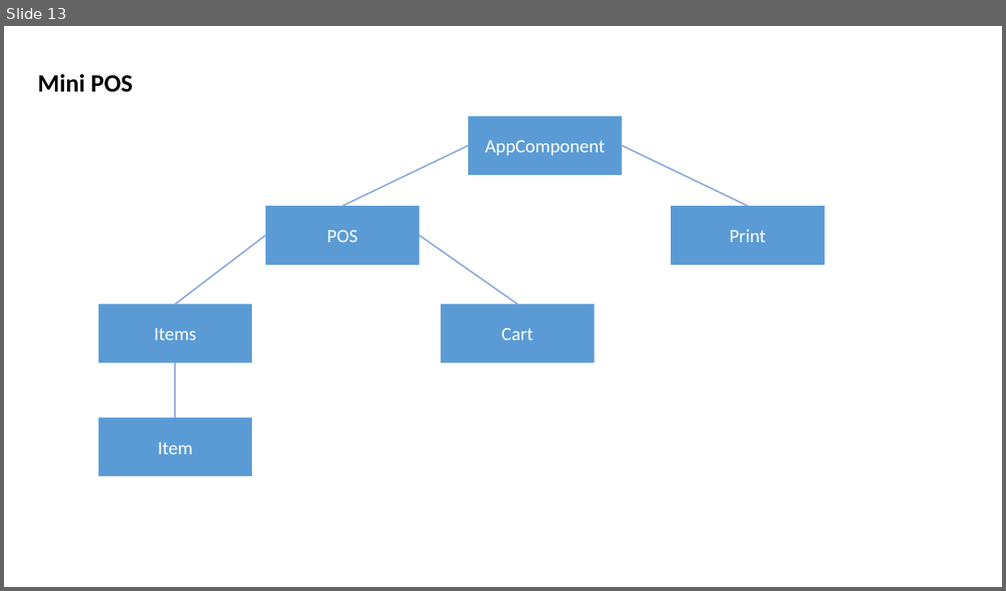
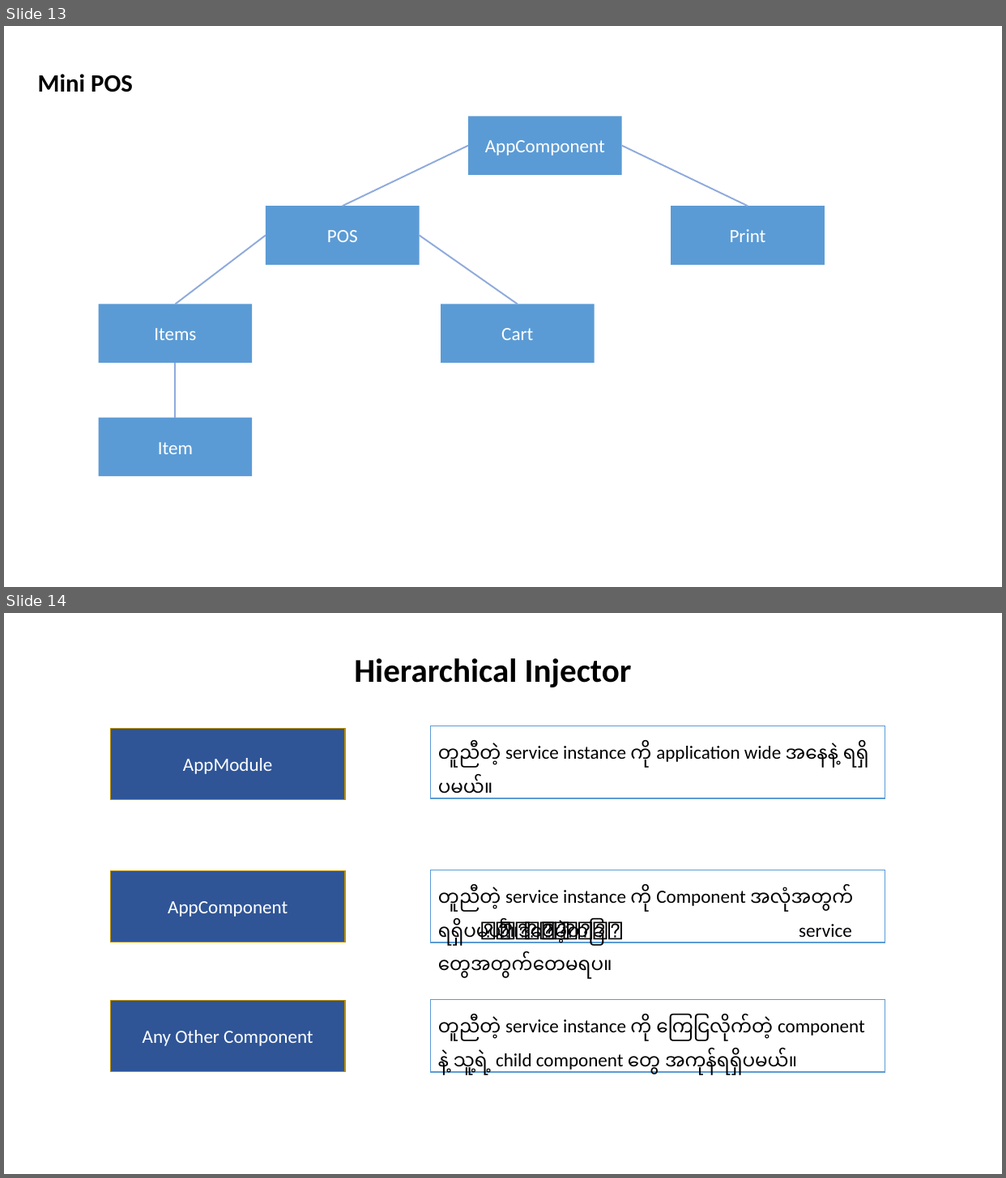
Before and after one commit to yeminko/angular-training, a slide deck: Resources/Notes.pptx. Shown one above the other, each under a label of ours: slide 13 before the commit, slides 13 and 14 after it. The pictures are 1006x591 and 1006x1178 pixels, drawn with LibreOffice and Linux fonts; fonts in the diff are those of the drawing. Boxes give left, top, right and bottom in pixels: in the first picture for what was removed or moved away, otherwise in the second. Text is boxed around its words. In the diff, an @@ line names an element or a change of style, - is before the commit and + after.

Commit message:
[added] directive and services in test-project

```diff
--- a/Resources/Notes.pptx
+++ b/Resources/Notes.pptx
@@ slide 14 added at box(4, 613, 1002, 1174), background #FFFFFF @@
@@ text added at box(354, 658, 632, 688), 32 pt, text #000000, bold @@
+Hierarchical Injector
@@ rectangle added at box(110, 728, 345, 799), fill #2F5597, outline #BD8E00 1 pt, 18 pt, text #FFFFFF @@
+AppModule
@@ rectangle added at box(431, 726, 885, 798), fill #FFFFFF, outline #5B9BD5 1 pt, 18 pt, text #000000 @@
+တူညီတဲ့ service instance ကို application wide အနေနဲ့ ရရှိပါမယ်။
@@ rectangle added at box(110, 871, 345, 943), fill #2F5597, outline #BD8E00 1 pt, 18 pt, text #FFFFFF @@
+AppComponent
@@ rectangle added at box(431, 870, 885, 943), fill #FFFFFF, outline #5B9BD5 1 pt, 18 pt, text #000000 @@
+တူညီတဲ့ service instance ကို Component အားလုံးအတွက် ရရှိပါမယ်။ ဒါပေမဲ့ တခြား service တွေအတွက်တော့မရပါ။
@@ rectangle added at box(110, 1001, 345, 1072), fill #2F5597, outline #BD8E00 1 pt, 18 pt, text #FFFFFF @@
+Any Other Component
@@ rectangle added at box(431, 1000, 885, 1072), fill #FFFFFF, outline #5B9BD5 1 pt, 18 pt, text #000000 @@
+တူညီတဲ့ service instance ကို ကြေငြာလိုက်တဲ့ component နဲ့ သူ့ရဲ့ child component တွေ အကုန်ရရှိပါမယ်။
```
Also in this commit, not shown: 1 other slide added, 18 other files.
